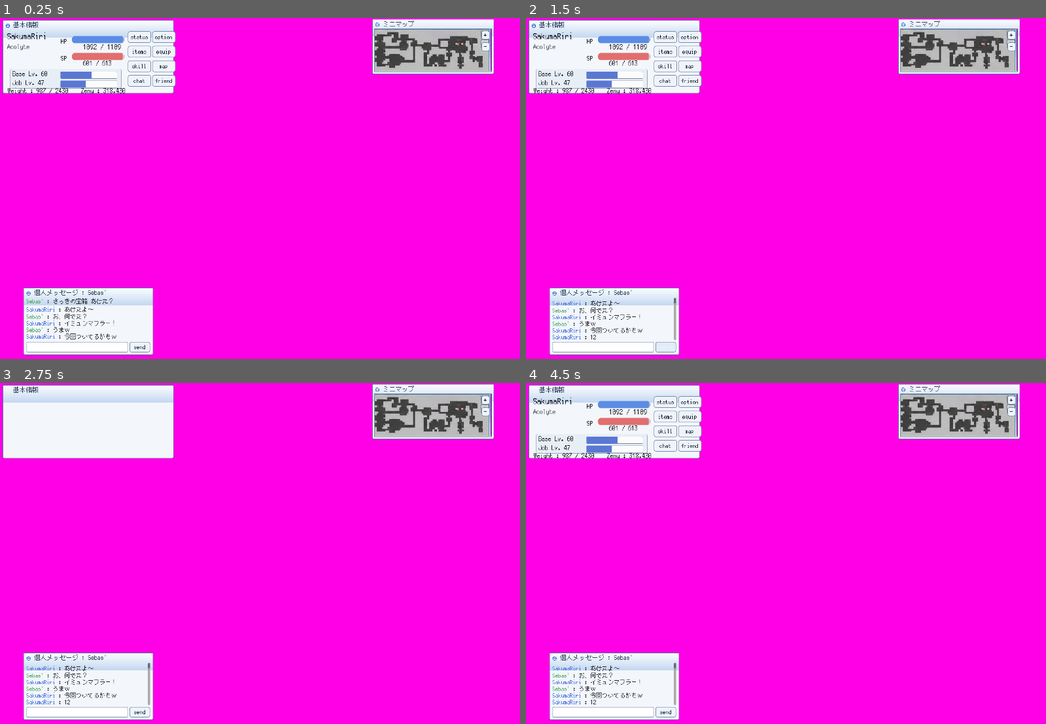
Above: before the commit, frames 1-4 (two rows, left to right).
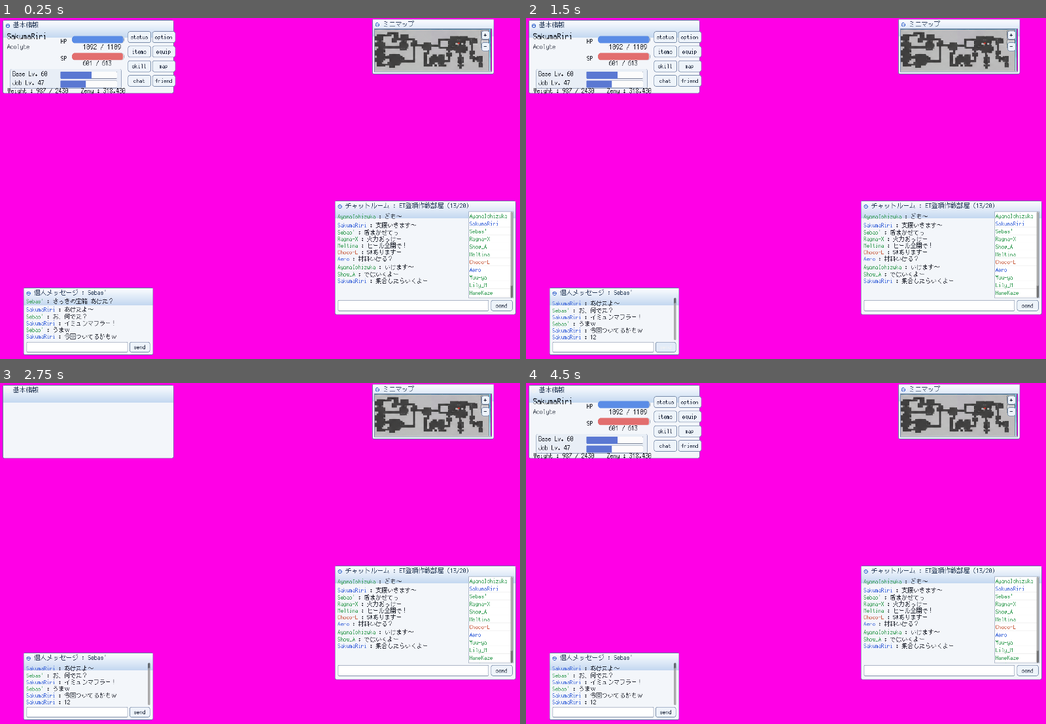
Above: after the commit, the same moments.

Repository: Reid-Surmeier/Qwen-3-pro-Pipeline
Game: Godot game, scene res://main.tscn
Same seed, same stepped clock (60 frames per second), same inputs: the game is played once before the commit and once after it.
Inputs (mouse positions are in pixels of both pictures, inside the frame that each line leads up to):
- Up to frame 1 (0.25 s): no input
- Up to frame 2 (1.5 s): click (604, 348) at 0.52 s; type "12" at 0.6 s; click "send" at 1.25 s
- Up to frame 3 (2.75 s): click "⊖" at 2 s
- Up to frame 4 (4.5 s): click "+" at 2.75 s; click "-" at 3.5 s; click "⊖" at 4.25 s

The runs differ from the first frame. In frame 1, 12% of the frame differs, in the area x 64-100%, y 53-88%; in frame 2, 12%; in frame 3, 12%; in frame 4, 12%.

Commit message:
feat: add the chat room window with roster, join capacity, and live send
Milestone #86 round 3: ChatRoomWindow with the source's ten-line colored
log, 13-member roster list, live title count (13/20), Enter/button send,
and capacity-gated join. 26/26 engine contracts green.

Co-Authored-By: Claude Fable 5 <noreply@anthropic.com>
Claude-Session: https://claude.ai/code/session_013699SSEJFsgM1JypqXnbnL

Diff:
--- /dev/null
+++ b/godot/scripts/chat_room_window.gd
@@ -0,0 +1,126 @@
+class_name ChatRoomWindow
+extends ReplicaWindow
+## チャットルーム — room chat: colored log, member roster with scrollbar,
+## live input and send, member count in the title.
+
+const NAME_COLORS := {
+	"AyanaIshizuka": Color8(60, 160, 90),
+	"SakumaRiri": Color8(70, 110, 220),
+	"Sebas'": Color8(60, 160, 90),
+	"Ragna-X": Color8(60, 160, 90),
+	"Meltina": Color8(60, 160, 90),
+	"Choco-L": Color8(200, 90, 60),
+	"Aero": Color8(70, 110, 220),
+	"Show_A": Color8(60, 160, 90),
+}
+
+var room_name := "ET登頂作戦部屋"
+var capacity := 20
+var members := ["AyanaIshizuka", "SakumaRiri", "Sebas'", "Ragna-X", "Show_A",
+	"Meltina", "Choco-L", "Aero", "Yuu-ya", "Lily_M", "HaneKaze", "Papiyon", "Lumiere"]
+var self_name := "SakumaRiri"
+var log_label: RichTextLabel
+var member_list: ItemList
+var input: LineEdit
+var send_button: Button
+var lines: Array = []
+
+
+func _init() -> void:
+	title_text = "チャットルーム : ET登頂作戦部屋 (13/20)"
+	window_size = Vector2(683, 430)
+
+
+func _refresh_title() -> void:
+	title_text = "チャットルーム : %s (%d/%d)" % [room_name, members.size(), capacity]
+	var label: Label = title_bar.get_node("Title")
+	label.text = title_text
+
+
+func _build_body() -> void:
+	log_label = RichTextLabel.new()
+	log_label.name = "Log"
+	log_label.bbcode_enabled = true
+	log_label.scroll_following = true
+	log_label.position = Vector2(8, 6)
+	log_label.size = Vector2(body.size.x - 190, body.size.y - 64)
+	log_label.add_theme_font_size_override("normal_font_size", 22)
+	log_label.add_theme_color_override("default_color", Color8(30, 34, 44))
+	body.add_child(log_label)
+
+	member_list = ItemList.new()
+	member_list.name = "Members"
+	member_list.position = Vector2(body.size.x - 174, 6)
+	member_list.size = Vector2(168, body.size.y - 64)
+	member_list.add_theme_font_size_override("font_size", 22)
+	var sb := StyleBoxFlat.new()
+	sb.bg_color = Color8(255, 255, 255)
+	sb.border_color = Color8(130, 145, 170)
+	sb.set_border_width_all(2)
+	member_list.add_theme_stylebox_override("panel", sb)
+	for m in members:
+		member_list.add_item(m)
+		var color: Color = NAME_COLORS.get(m, Color8(60, 160, 90))
+		member_list.set_item_custom_fg_color(member_list.item_count - 1, color)
+	body.add_child(member_list)
+
+	for entry in [
+		["AyanaIshizuka", "ども〜"],
+		["SakumaRiri", "支援いきます〜"],
+		["Sebas'", "盾まかせてっ"],
+		["Ragna-X", "火力おっけー"],
+		["Meltina", "ヒール全開で！"],
+		["Choco-L", "SWありますー"],
+		["Aero", "材料いける？"],
+		["AyanaIshizuka", "いけます〜"],
+		["Show_A", "ではいくよー"],
+		["SakumaRiri", "集合したらいくよー"],
+	]:
+		append_line(entry[0], entry[1])
+
+	input = LineEdit.new()
+	input.name = "Input"
+	input.position = Vector2(8, body.size.y - 52)
+	input.size = Vector2(body.size.x - 106, 42)
+	input.add_theme_font_size_override("font_size", 22)
+	var isb := StyleBoxFlat.new()
+	isb.bg_color = Color8(255, 255, 255)
+	isb.border_color = Color8(130, 145, 170)
+	isb.set_border_width_all(2)
+	isb.set_corner_radius_all(4)
+	input.add_theme_stylebox_override("normal", isb)
+	input.add_theme_stylebox_override("focus", isb)
+	input.add_theme_color_override("font_color", Color8(30, 34, 44))
+	input.add_theme_color_override("caret_color", Color8(30, 34, 44))
+	input.text_submitted.connect(func(_t): send())
+	body.add_child(input)
+
+	send_button = make_side_button("send", Vector2(body.size.x - 90, body.size.y - 52), Vector2(82, 42))
+	send_button.name = "SendButton"
+	send_button.pressed.connect(send)
+	body.add_child(send_button)
+
+	_refresh_title()
+
+
+func append_line(speaker: String, text: String) -> void:
+	lines.append({"speaker": speaker, "text": text})
+	var color: Color = NAME_COLORS.get(speaker, Color8(60, 160, 90))
+	log_label.append_text("[color=#%s]%s[/color] : %s\n" % [color.to_html(false), speaker, text])
+
+
+func send() -> void:
+	var text := input.text.strip_edges()
+	if text.is_empty():
+		return
+	append_line(self_name, text)
+	input.clear()
+
+
+func join(member: String) -> bool:
+	if members.size() >= capacity or member in members:
+		return false
+	members.append(member)
+	member_list.add_item(member)
+	_refresh_title()
+	return true
--- a/godot/scripts/main.gd
+++ b/godot/scripts/main.gd
@@ -7,6 +7,7 @@
 	"StatusWindow": Vector2(10, 8),
 	"MinimapWindow": Vector2(1403, 4),
 	"PmWindow": Vector2(88, 1018),
+	"ChatRoomWindow": Vector2(1262, 690),
 }
 
 
@@ -26,7 +27,7 @@
 	desktop.set_anchors_and_offsets_preset(Control.PRESET_FULL_RECT)
 	add_child(desktop)
 
-	for entry in [[StatusWindow, "StatusWindow"], [MinimapWindow, "MinimapWindow"], [PmWindow, "PmWindow"]]:
+	for entry in [[StatusWindow, "StatusWindow"], [MinimapWindow, "MinimapWindow"], [PmWindow, "PmWindow"], [ChatRoomWindow, "ChatRoomWindow"]]:
 		var win: ReplicaWindow = entry[0].new()
 		win.name = entry[1]
 		win.position = WINDOW_LAYOUT[entry[1]]
--- a/godot/tests/run_contracts.gd
+++ b/godot/tests/run_contracts.gd
@@ -111,6 +111,20 @@
 		check("pm-input-cleared", pm.input.text == "", pm.input.text)
 		check("pm-seed-log", before_lines == 6, str(before_lines))
 
+	# Chat room contracts.
+	var room = main.get_node_or_null("ChatRoomWindow")
+	check("chatroom-exists", room != null)
+	if room:
+		check("chatroom-seed", room.lines.size() == 10 and room.members.size() == 13,
+			"%d lines %d members" % [room.lines.size(), room.members.size()])
+		room.input.text = "移動します"
+		room.send()
+		check("chatroom-send", room.lines[-1]["text"] == "移動します")
+		var joined: bool = room.join("Newcomer")
+		check("chatroom-join", joined and room.members.size() == 14 \
+			and room.title_text.contains("(14/20)"), room.title_text)
+		check("chatroom-join-dup-rejected", not room.join("Newcomer"))
+
 	_finish()
 
 
Not shown, added: godot/scripts/chat_room_window.gd.uid
